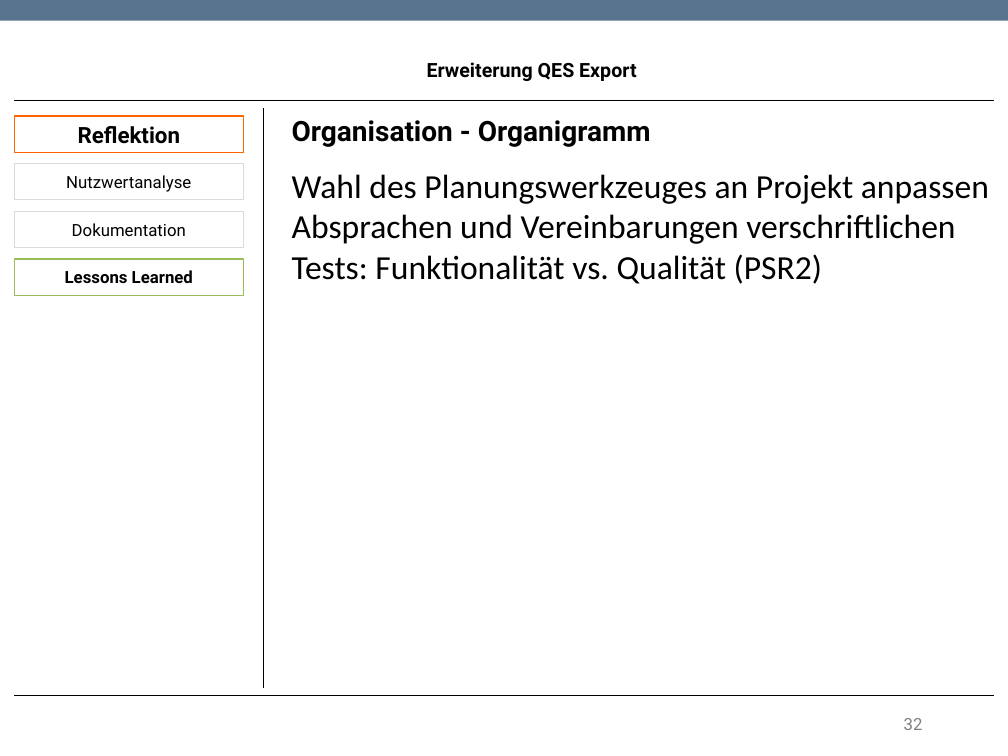
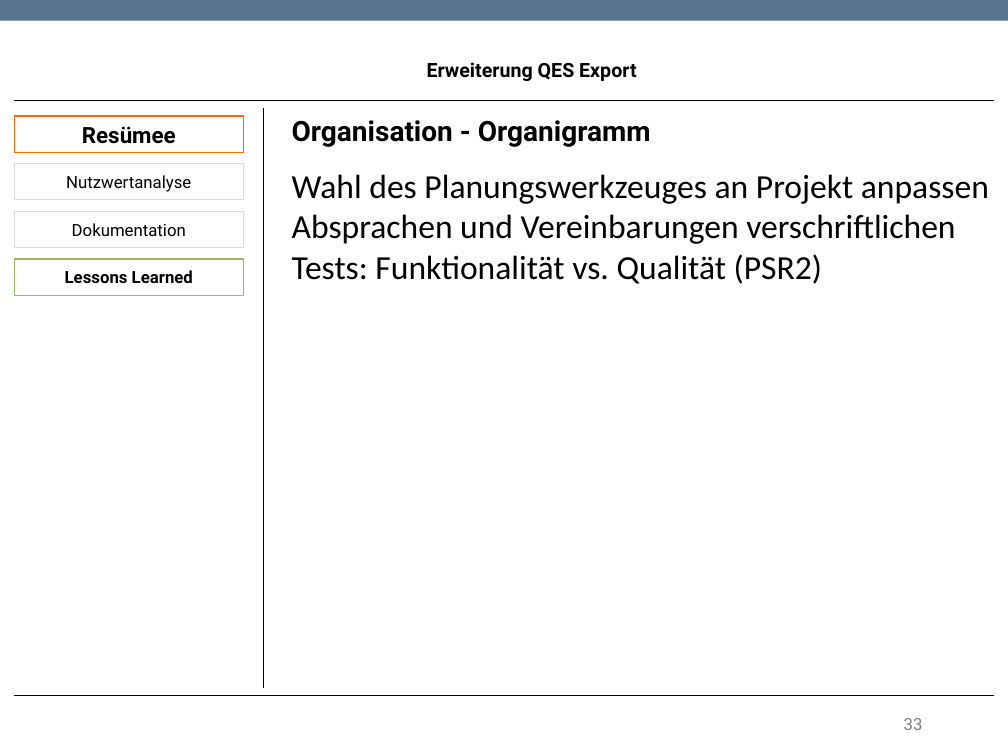
Before and after one commit to TwoHorus/dbExelExportLaravel, a slide deck: slide 33 of DOC/Fachgespraech.pptx (slide 32 before the commit). Drawn at 1008x756 pixels with LibreOffice and Linux fonts; fonts in the diff are those of the drawing; background and template pictures are left out. Boxes give left, top, right and bottom in pixels: in the first picture for what was removed or moved away, otherwise in the second. Text is boxed around its words. In the diff, an @@ line names an element or a change of style, - is before the commit and + after.

```diff
--- a/DOC/Fachgespraech.pptx
+++ b/DOC/Fachgespraech.pptx
@@ text in rectangle at <box>82,126,176,144</box>: text changed @@
-Reflektion
+Resümee
@@ page number at <box>904,718,923,730</box>: text changed @@
-32
+33
```
Also in this commit, not shown: 7 other slides changed, 1 slide added.
